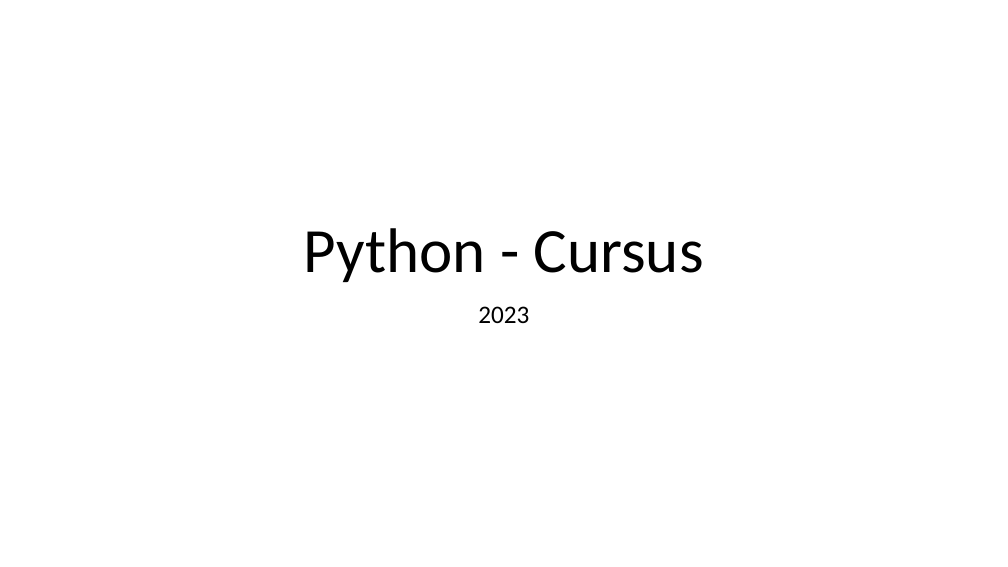
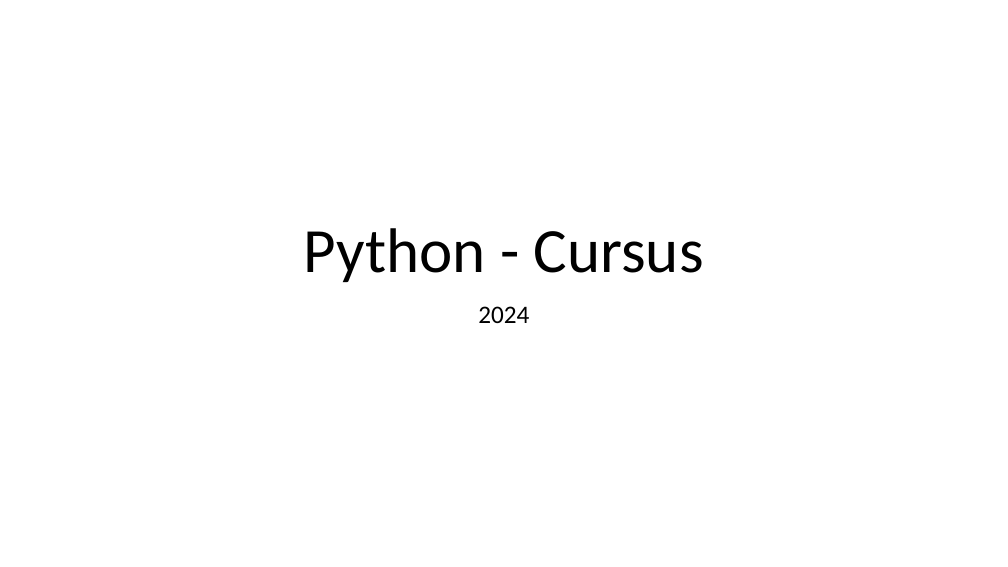
Before and after one commit to LFKoning/knowledge-sharing, a slide deck: slide 1 of python_course/5_nlp/python_cursus_5.pptx. Drawn at 1008x567 pixels with LibreOffice and Linux fonts; fonts in the diff are those of the drawing. Boxes give left, top, right and bottom in pixels: in the first picture for what was removed or moved away, otherwise in the second. Text is boxed around its words. In the diff, an @@ line names an element or a change of style, - is before the commit and + after.

```diff
--- a/python_course/5_nlp/python_cursus_5.pptx
+++ b/python_course/5_nlp/python_cursus_5.pptx
@@ subtitle at (x1=478, y1=306, x2=529, y2=323): text changed @@
-2023
+2024
```
Also in this commit, not shown: 4 other files.
